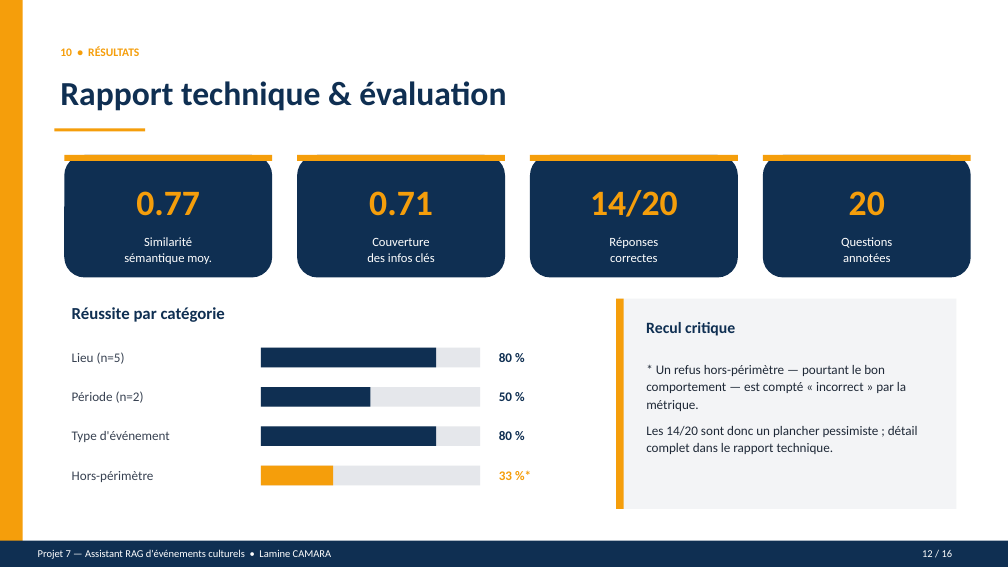
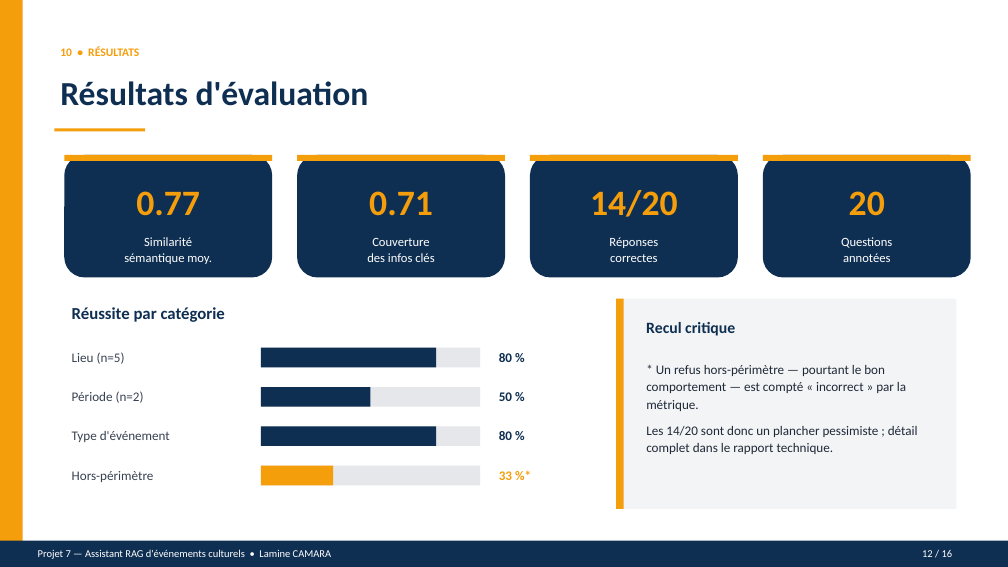
Before and after one commit to Formation-AI-Engineer/concevez-et-deployez-un-systeme-rag, a slide deck: slide 12 of docs/presentation.pptx. Drawn at 1008x567 pixels with LibreOffice and Linux fonts; fonts in the diff are those of the drawing. Boxes give left, top, right and bottom in pixels: in the first picture for what was removed or moved away, otherwise in the second. Text is boxed around its words. In the diff, an @@ line names an element or a change of style, - is before the commit and + after.

```diff
--- a/docs/presentation.pptx
+++ b/docs/presentation.pptx
@@ text at [60,81,369,106]: text changed @@
-Rapport technique & évaluation
+Résultats d'évaluation
```
Also in this commit, not shown: 3 other slides changed, 1 other file.
